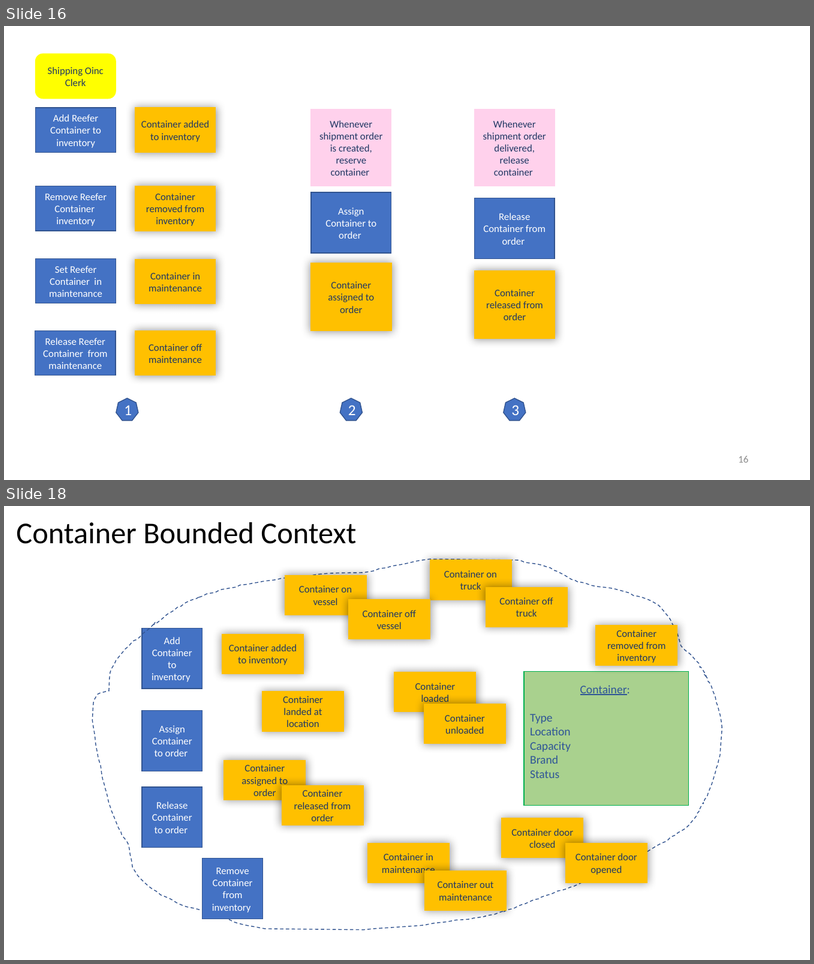
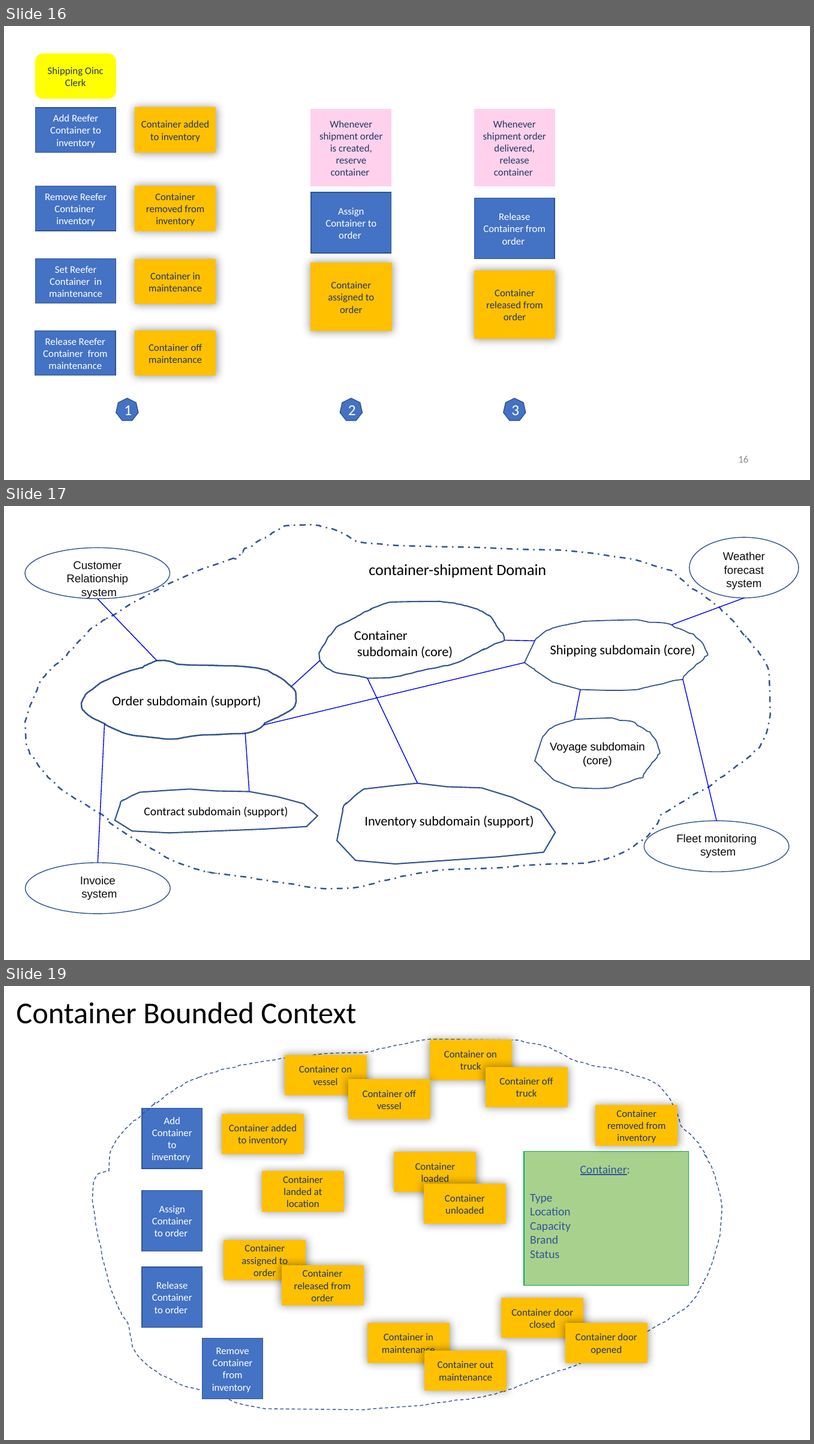
Before and after one commit to ibm-cloud-architecture/refarch-kc, a slide deck: analysis/kc-eventstorming.pptx. Shown one above the other, each under a label of ours: slides 16 and 18 before the commit, slides 16, 17 and 19 after it; the slides between them are not shown. The pictures are 814x964 and 814x1444 pixels, drawn with LibreOffice and Linux fonts; fonts in the diff are those of the drawing. Boxes give left, top, right and bottom in pixels: in the first picture for what was removed or moved away, otherwise in the second. Text is boxed around its words. In the diff, an @@ line names an element or a change of style, - is before the commit and + after.

```diff
--- a/analysis/kc-eventstorming.pptx
+++ b/analysis/kc-eventstorming.pptx
@@ slide 17 added at (4,506,810,960), background #FFFFFF @@
@@ freeform shape added at (25,525,771,888), outline #325491 1.75 pt dashed @@
@@ ellipse added at (690,537,800,598), outline #325491 1 pt, 13.3 pt, text #0D0D0D @@
+Weather
+forecast system
@@ ellipse added at (25,548,170,598), outline #325491 1 pt, 13.3 pt, text #0D0D0D @@
+Customer Relationship
+system
@@ text added at (369,564,546,578), 18.7 pt, text #000000 @@
+container-shipment Domain
@@ line added from (98, 598) to (157, 661), #0000FF 1 pt @@
@@ freeform shape added at (319,601,505,678), outline #325491 1.5 pt @@
@@ line added from (744, 598) to (672, 625), #0000FF 1 pt @@
@@ text added at (354,630,453,658), 16 pt, text #000000 @@
+Container
+subdomain (core)
@@ freeform shape added at (525,620,708,691), outline #325491 1.25 pt @@
@@ line added from (535, 641) to (505, 640), #0000FF 1 pt @@
@@ text added at (551,645,696,657), 16 pt, text #000000 @@
+Shipping subdomain (core)
@@ freeform shape added at (81,660,296,739), outline #325491 1.75 pt @@
@@ line added from (264, 725) to (525, 663), #0000FF 1 pt @@
@@ line added from (291, 687) to (320, 660), #0000FF 1 pt @@
@@ line added from (418, 783) to (368, 678), #0000FF 1 pt @@
@@ line added from (717, 820) to (683, 679), #0000FF 1 pt @@
@@ text added at (112,696,261,708), 16 pt, text #000000 @@
+Order subdomain (support)
@@ line added from (575, 720) to (581, 690), #0000FF 1 pt @@
@@ freeform shape added at (535,718,660,789), outline #325491 1.25 pt, 13.3 pt, text #000000 @@
+Voyage subdomain (core)
@@ line added from (98, 862) to (104, 724), #0000FF 1 pt @@
@@ line added from (245, 733) to (249, 792), #0000FF 1 pt @@
@@ freeform shape added at (115,789,317,832), fill #FFFFFF, outline #325491 1.5 pt, 14 pt, text #000000 @@
+Contract subdomain (support)
@@ freeform shape added at (338,783,556,864), outline #325491 1.5 pt @@
@@ text added at (365,816,534,828), 16 pt, text #000000 @@
+Inventory subdomain (support)
@@ ellipse added at (645,820,790,871), outline #325491 1 pt, 13.3 pt, text #0D0D0D @@
+Fleet monitoring
+system
@@ ellipse added at (25,862,170,913), outline #325491 1 pt, 13.3 pt, text #0D0D0D @@
+Invoice
+system
@@ what was slide 18 is now slide 19 @@
```
Also in this commit, not shown: 1 slide changed, 1 other slide added, 1 slide removed, 41 other files.
